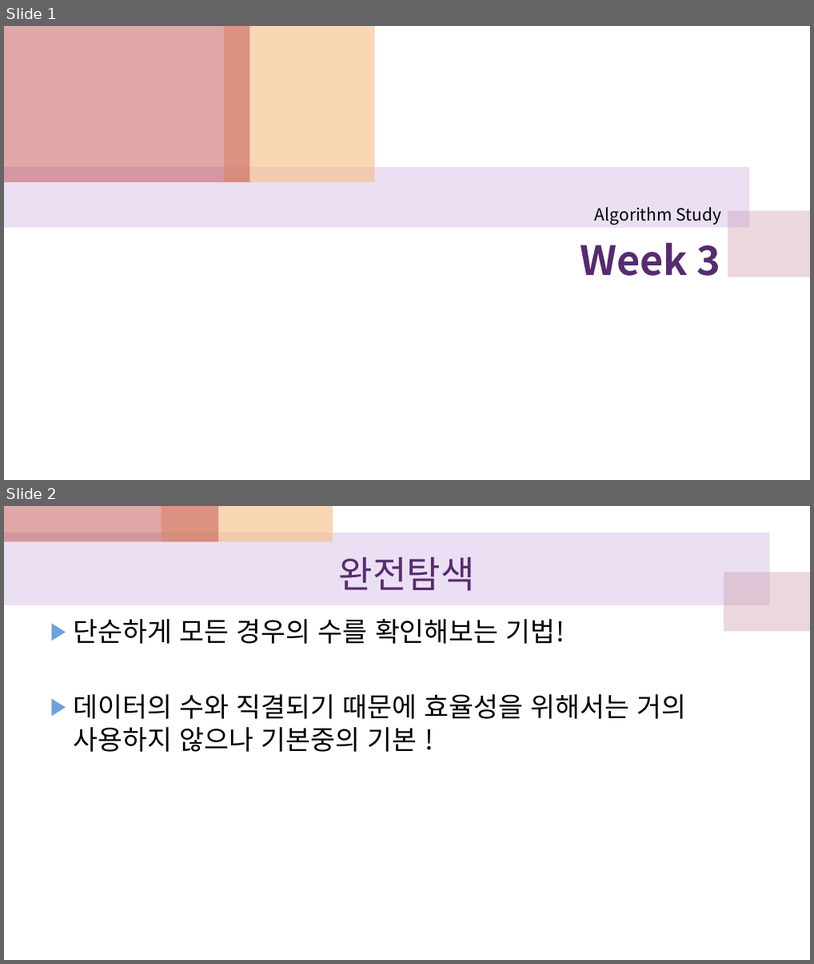
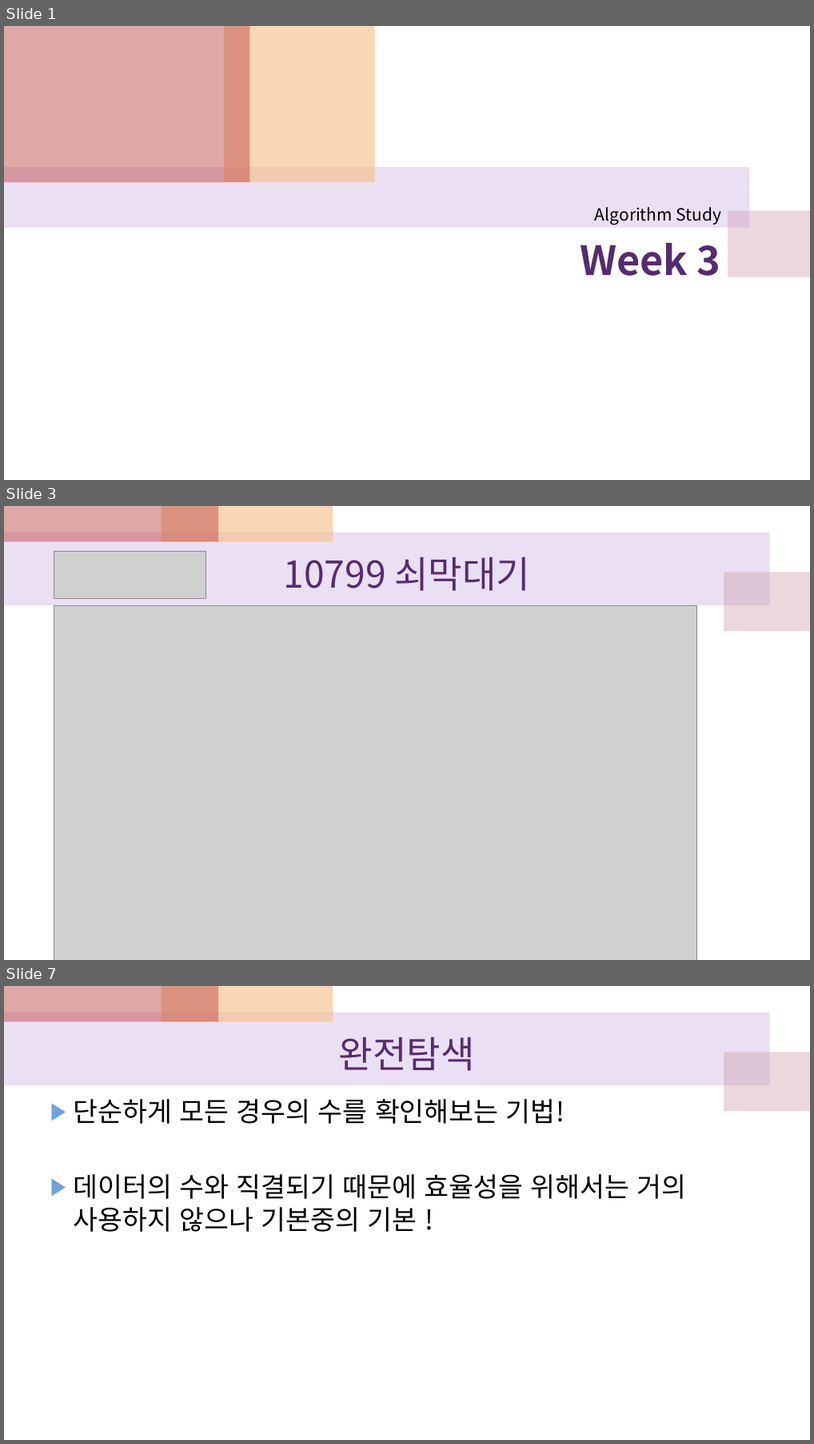
Before and after one commit to yujin1292/BreakingCodingTest, a slide deck: Week3/week 3.pptx. Shown one above the other, each under a label of ours: slides 1 and 2 before the commit, slides 1, 3 and 7 after it; the slides between them are not shown. The pictures are 814x964 and 814x1444 pixels, drawn with LibreOffice and Linux fonts; fonts in the diff are those of the drawing; grey boxes stand for pictures. Boxes give left, top, right and bottom in pixels: in the first picture for what was removed or moved away, otherwise in the second. Text is boxed around its words. In the diff, an @@ line names an element or a change of style, - is before the commit and + after.

```diff
--- a/Week3/week 3.pptx
+++ b/Week3/week 3.pptx
@@ slide 3 added at [4, 506, 810, 960], background #FFFFFF; not listed: 4 template elements that a slide beside it also shows @@
@@ picture added at [54, 552, 206, 599] @@
@@ title added at [284, 557, 530, 591], 44 pt, text #562B71 @@
+10799 쇠막대기
@@ picture added at [54, 605, 698, 960] @@
@@ what was slide 2 is now slide 7 @@
```
Also in this commit, not shown: 4 other slides added.
